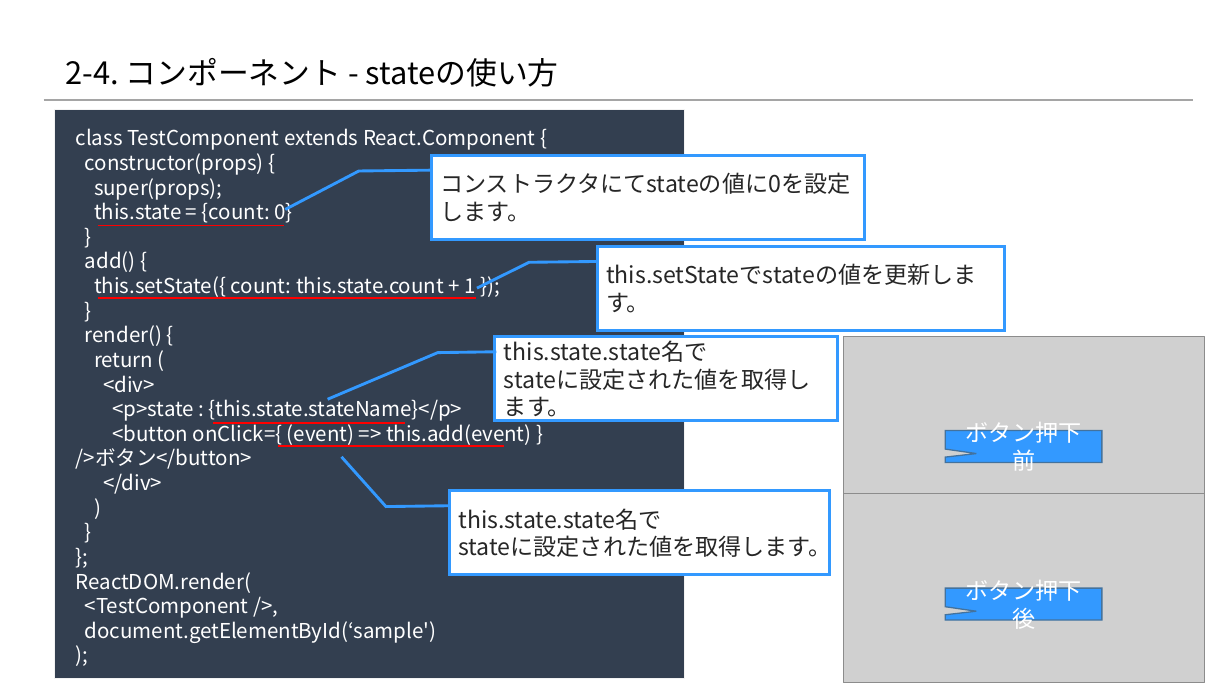
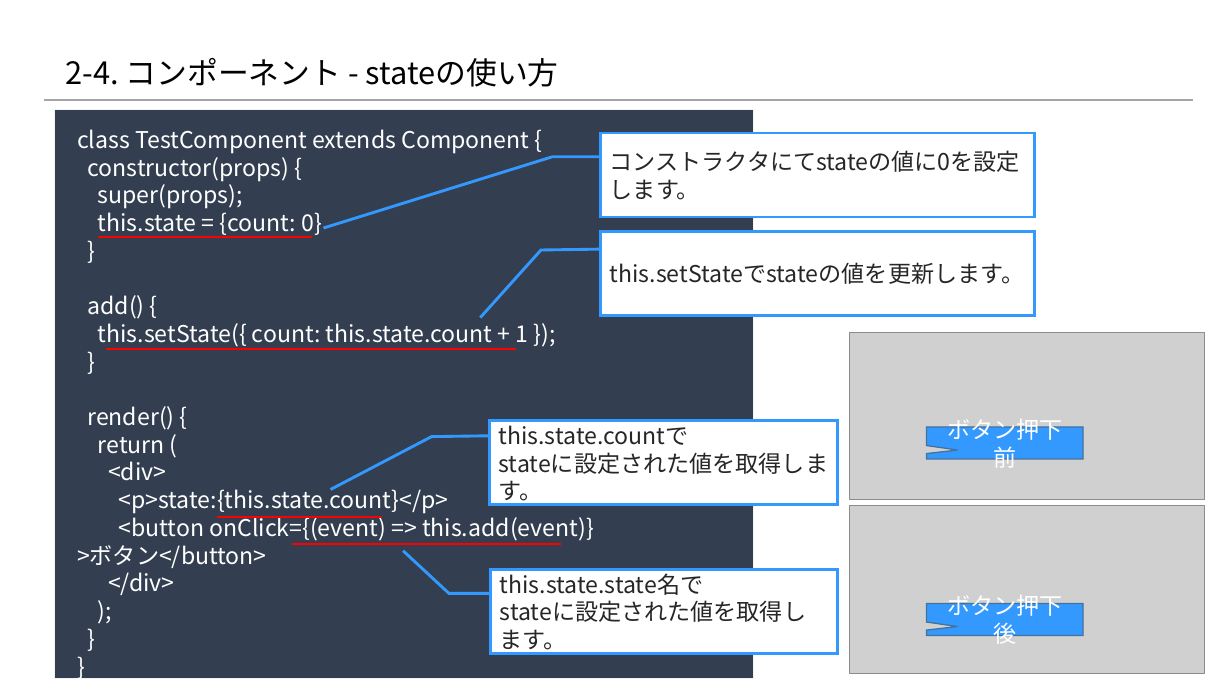
Before and after one commit to 2018SYSTEMI34/diary, a slide deck: slide 7 of doc/02_SlideShare/01.ネタ/２_Reactの基礎/2-4_Reactの基礎知識 ～コンポーネント編～.pptx. Drawn at 1232x693 pixels with LibreOffice and Linux fonts; fonts in the diff are those of the drawing; grey boxes stand for pictures; background and template pictures are left out. Boxes give left, top, right and bottom in pixels: in the first picture for what was removed or moved away, otherwise in the second. Text is boxed around its words. In the diff, an @@ line names an element or a change of style, - is before the commit and + after.

```diff
--- a/doc/02_SlideShare/01.ネタ/２_Reactの基礎/2-4_Reactの基礎知識 ～コンポーネント編～.pptx
+++ b/doc/02_SlideShare/01.ネタ/２_Reactの基礎/2-4_Reactの基礎知識 ～コンポーネント編～.pptx
@@ rectangle: place and size @@
-rectangle at [55,109,684,678]
+rectangle at [55,109,753,678]
@@ text at [77,129,594,595]: text changed; size 16 to 18 pt @@
-)
+);
@@ text at [77,129,529,154]: text changed; size 16 to 18 pt @@
-class TestComponent extends React.Component {
+class TestComponent extends Component {
@@ border callout "コンストラクタにてstateの値に0を設定します。": place and size @@
-border callout "コンストラクタにてstateの値に0を設定します。" at [432,155,865,239]
+border callout "コンストラクタにてstateの値に0を設定します。" at [601,133,1034,217]
@@ text at [87,152,529,595]: size 16 to 18 pt in "constructor(props) {", "super(props);", "this.state = {count: 0}", "}" and 8 more places @@
@@ line moved from (98, 226) - (284, 226) to (98, 238) - (312, 238) @@
@@ border callout "this.setStateでstateの値を更新します。": place and size @@
-border callout "this.setStateでstateの値を更新します。" at [597,247,1005,331]
+border callout "this.setStateでstateの値を更新します。" at [601,232,1034,316]
@@ line moved from (98, 299) - (476, 299) to (106, 348) - (517, 348) @@
@@ picture: place and size @@
-picture at [844,336,1205,506]
+picture at [850,332,1204,499]
@@ speech box "ボタン押下前": place and size @@
-speech box "ボタン押下前" at [945,431,1102,463]
+speech box "ボタン押下前" at [927,427,1083,459]
@@ proportions changed in 4 elements at [601,232,1034,316], [491,569,837,653], [601,133,1034,217], [490,421,838,506] @@
@@ border callout "this.state.countで": place and size @@
-border callout "this.state.countで" at [495,337,838,421]
+border callout "this.state.countで" at [490,421,838,506]
@@ text in border callout at [499,421,689,445]: text changed @@
-this.state.state名で
+this.state.countで
@@ text at [77,485,594,568]: text changed; size 16 to 18 pt @@
-<p>state : {this.state.stateName}</p>
-<button onClick={ (event) => this.add(event) } />ボタン</button>
+<p>state:{this.state.count}</p>
+<button onClick={(event) => this.add(event)} >ボタン</button>
@@ picture: place and size @@
-picture at [844,494,1205,683]
+picture at [850,506,1204,673]
@@ line moved from (213, 422) - (405, 422) to (217, 518) - (382, 518) @@
@@ line moved from (278, 446) - (504, 446) to (292, 544) - (561, 544) @@
@@ border callout "this.state.state名で": place and size @@
-border callout "this.state.state名で" at [449,491,830,575]
+border callout "this.state.state名で" at [491,569,837,653]
@@ text at [76,572,436,643]: text changed; size 16 to 18 pt @@
-};
-ReactDOM.render(
-<TestComponent />,
-document.getElementById(‘sample')
-);
+}
@@ speech box "ボタン押下後": place and size @@
-speech box "ボタン押下後" at [945,588,1102,620]
+speech box "ボタン押下後" at [927,604,1083,636]
```
Also in this commit, not shown: 4 other slides changed, 1 other file.
